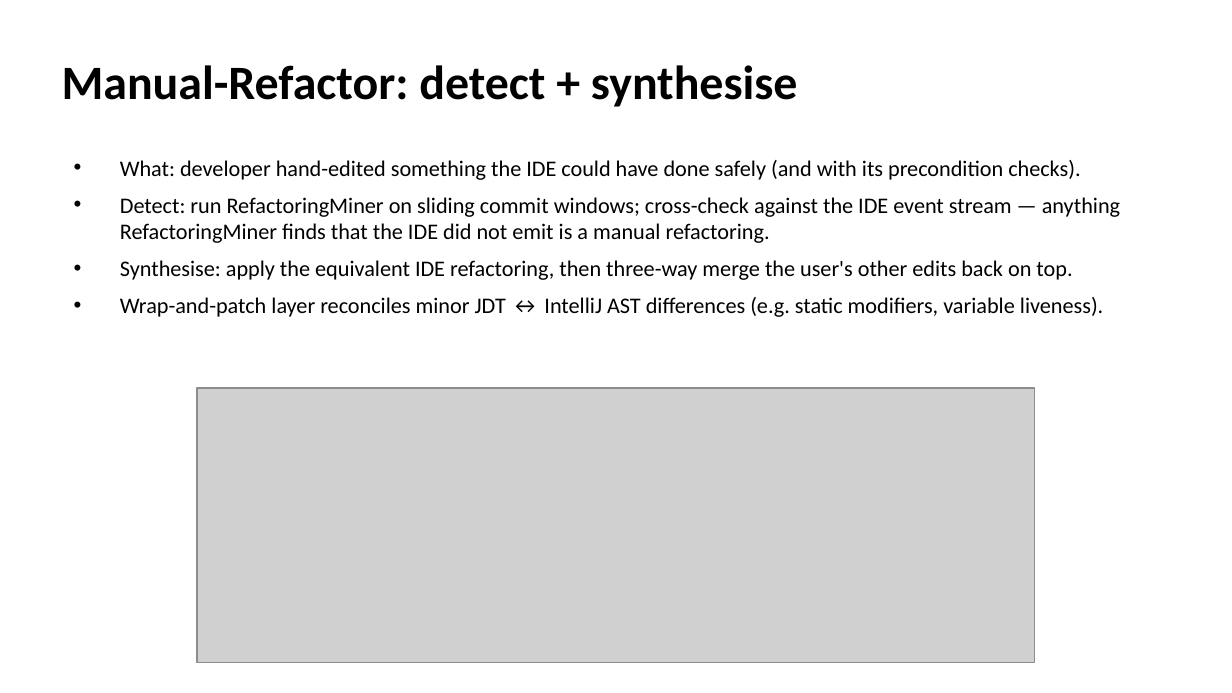
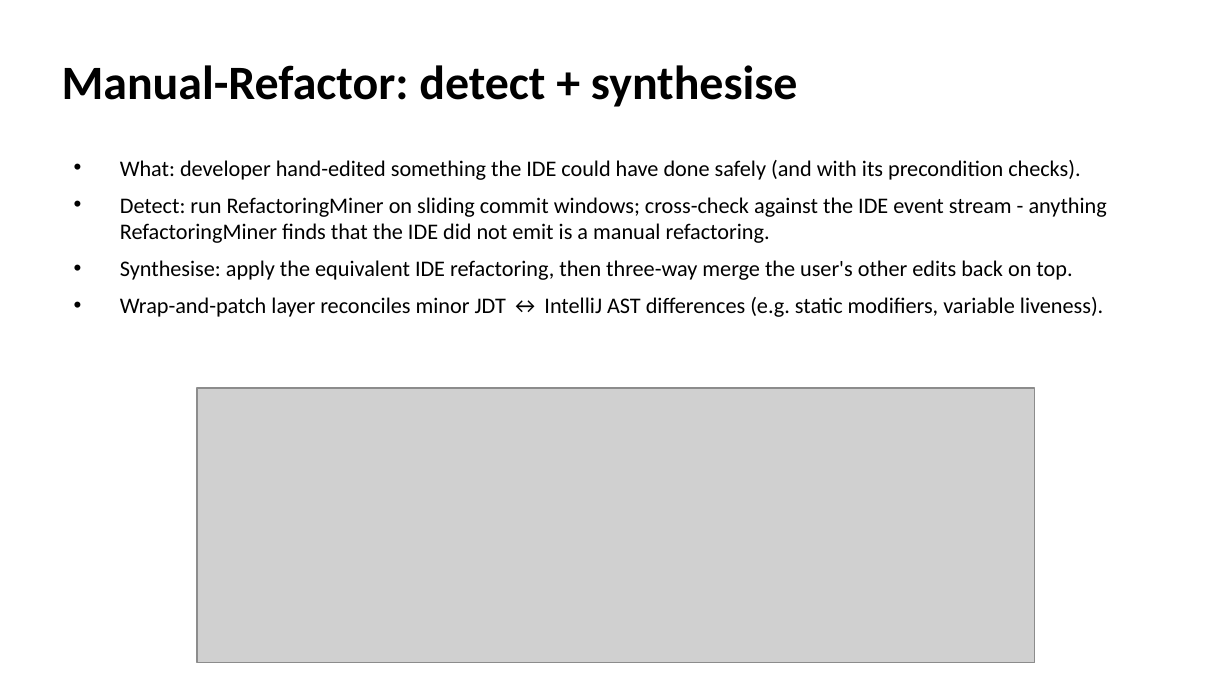
Before and after one commit to EthanHosier/fyp, a slide deck: slide 11 of presentation/slides.pptx. Drawn at 1232x693 pixels with LibreOffice and Linux fonts; fonts in the diff are those of the drawing; grey boxes stand for pictures. Boxes give left, top, right and bottom in pixels: in the first picture for what was removed or moved away, otherwise in the second. Text is boxed around its words. In the diff, an @@ line names an element or a change of style, - is before the commit and + after.

```diff
--- a/presentation/slides.pptx
+++ b/presentation/slides.pptx
@@ text at (120,197,1107,243): text changed @@
-• Detect: run RefactoringMiner on sliding commit windows; cross-check against the IDE event stream — anything RefactoringMiner finds that the IDE did not emit is a manual refactoring.
+• Detect: run RefactoringMiner on sliding commit windows; cross-check against the IDE event stream - anything RefactoringMiner finds that the IDE did not emit is a manual refactoring.
```
Also in this commit, not shown: 1 other slide changed, 1 slide added, 1 other file.
